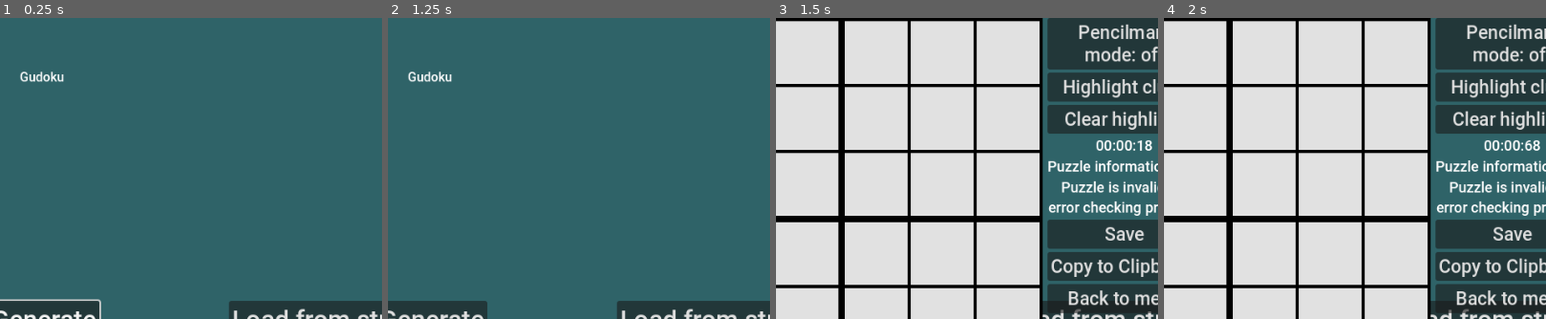
Above: before the commit, frames 1-4 (left to right).
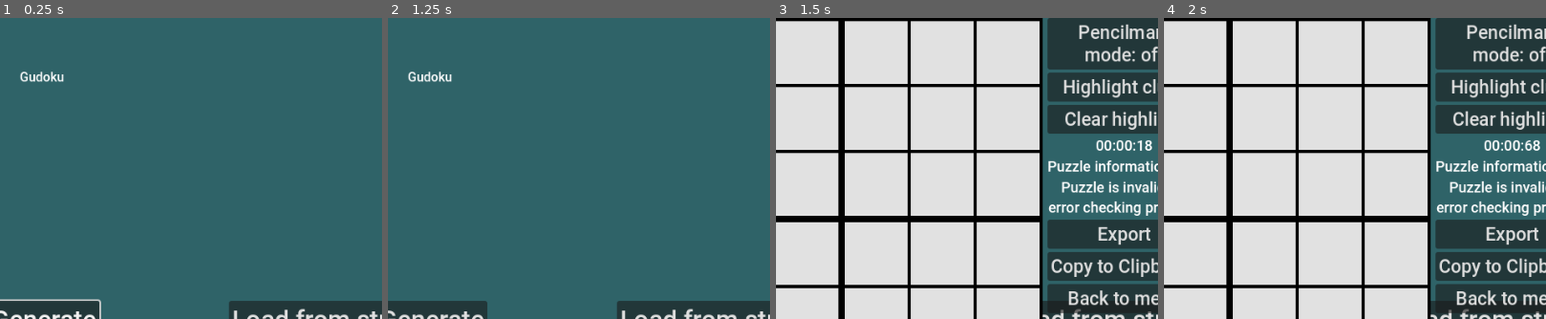
Above: after the commit, the same moments.

Repository: dudozermaks/gudoku
Game: Godot game, scene res://menu/menu.tscn
Two runs of this game, one before a commit and one after it. Both use one fixed random seed, a clock stepped at 60 frames per second and the inputs below.
Inputs (mouse positions are % of the whole screen's width and height, from its top left):
- Up to frame 1 (0.25 s): no input
- Up to frame 2 (1.25 s): click (87, 65) at 0.52 s; type "Alex" at 0.6 s
- Up to frame 3 (1.5 s): click "Generate" at 1.25 s
- Up to frame 4 (2 s): no input
The pictures show only the part of the screen within x 44-94%, y 0-50%; the shares and areas given below are measured in that part.

Frames 1-2 are identical in both runs. In frame 3, 0.4% of the frame differs, in the area x 84-98%, y 69-76%; in frame 4, 0.4%.
Error in both runs: Invalid call. Nonexistent function 'generate' in base 'Node'. (res://menu/menu.gd:36)

Commit message:
replacing export with save

Diff:
--- a/grid/grid.gd
+++ b/grid/grid.gd
@@ -8,7 +8,7 @@
 @export var pencilmark_button : Button
 @export var highlight_button : Button
 @export var clear_highlight_button : Button
-@export var save_button : Button
+@export var export_button : Button
 @export var copy_to_clipboard_button : Button
 @export var mobile_numpad : Numpad = null
 
@@ -22,6 +22,7 @@
 
 var loaded := false
 var loaded_puzzle := ""
+var filename := ""
 
 var is_valid := false
 
@@ -146,7 +147,7 @@
 	pencilmark_button.toggled.connect(_pencilmark_button_toggled)
 	highlight_button.pressed.connect(func(): if selected_cell != Vector2i(-1, -1): highlight_number(_get_cell(selected_cell).clue))
 	clear_highlight_button.pressed.connect(func(): clear_highlight())
-	save_button.pressed.connect(func(): save_puzzle())
+	export_button.pressed.connect(_on_export_button_pressed)
 	copy_to_clipboard_button.pressed.connect(func(): DisplayServer.clipboard_set(export_clues_as_string()))
 
 	if mobile_numpad != null:
@@ -338,7 +339,7 @@
 	focus_on(select_cell)
 	time = dict["time"]
 
-func save_to_file(save_file_path : String):
+func export_to_file(save_file_path : String):
 	if save_file_path == "":
 		# generating new file path based on time
 		save_file_path = "user://" + Time.get_datetime_string_from_system() + ".gudoku"
@@ -352,6 +353,7 @@
 	var save_file = FileAccess.open(save_file_path, FileAccess.WRITE)
 
 	save_file.store_line(JSON.stringify(export_as_dict()))
+	filename = save_file_path
 	print("Saved to " + save_file_path)
 
 func load_from_file(save_file_path : String):
@@ -372,6 +374,16 @@
 	load_from_dict(parse_result)
 
 # Signals
+func _on_export_button_pressed():
+	$FileDialog.file_selected.connect(export_to_file)
+
+	$FileDialog.popup()
+	await $FileDialog.visibility_changed
+
+	$FileDialog.file_selected.disconnect(export_to_file)
+
+	saving_ended.emit()
+
 func _on_field_edited(cell_edited : Cell):
 	if !loaded: return
 
@@ -406,8 +418,10 @@
 		pencilmark_button.text += "off"
 
 func save_puzzle():
-	$FileDialog.popup()
-	await $FileDialog.visibility_changed
+	if filename == "":
+		export_to_file("")
+	else:
+		export_to_file(filename)
 
 	saving_ended.emit()
 
--- a/grid/grid.tscn
+++ b/grid/grid.tscn
@@ -398,5 +398,4 @@
 theme_override_font_sizes/font_size = 32
 text = "Back to puzzle"
 
-[connection signal="file_selected" from="FileDialog" to="." method="save_to_file"]
 [connection signal="pressed" from="SolvedPopup/Control/MarginContainer/VBoxContainer/BackButton" to="SolvedPopup" method="_on_back_button_pressed"]
--- a/main_scene/mobile.tscn
+++ b/main_scene/mobile.tscn
@@ -50,7 +50,7 @@
 size_flags_vertical = 3
 alignment_vertical = 0
 
-[node name="Grid" parent="MarginContainer/VBoxContainer/Aspe …(110 unchanged characters)… ght_button", "clear_highlight_button", "save_button", "copy_to_clipboard_button", "mobile_numpad") instance=ExtResource("3_5pps3")]
+[node name="Grid" parent="MarginContainer/VBoxContainer/Aspe …(110 unchanged characters)… ght_button", "clear_highlight_button", "export_button", "copy_to_clipboard_button", "mobile_numpad") instance=ExtResource("3_5pps3")]
 layout_mode = 2
 size_flags_vertical = 3
 time_label = NodePath("../../HBoxContainer/VBoxContainer/TimeLabel")
@@ -58,7 +58,7 @@
 pencilmark_button = NodePath("../../HBoxContainer/VBoxContainer/PencilmarkModeButton2")
 highlight_button = NodePath("../../HBoxContainer/VBoxContainer/HighlightButton")
 clear_highlight_button = NodePath("../../HBoxContainer/VBoxContainer/ClearHighlightButton")
-save_button = NodePath("../../HBoxContainer/VBoxContainer/SaveButton")
+export_button = NodePath("../../HBoxContainer/VBoxContainer/ExportButton")
 copy_to_clipboard_button = NodePath("../../HBoxContainer/VBoxContainer/CopyToClipboardButton")
 mobile_numpad = NodePath("../../HBoxContainer/Numpad")
 
@@ -104,9 +104,10 @@
 horizontal_alignment = 1
 autowrap_mode = 2
 
-[node name="SaveButton" type="Button" parent="MarginContainer/VBoxContainer/HBoxContainer/VBoxContainer"]
+[node name="ExportButton" type="Button" parent="MarginContainer/VBoxContainer/HBoxContainer/VBoxContainer"]
 layout_mode = 2
-text = "Save"
+text = "Export
+"
 
 [node name="CopyToClipboardButton" type="Button" parent="MarginContainer/VBoxContainer/HBoxContainer/VBoxContainer"]
 layout_mode = 2
--- a/main_scene/pc.tscn
+++ b/main_scene/pc.tscn
@@ -36,7 +36,7 @@
 size_flags_horizontal = 3
 size_flags_stretch_ratio = 3.95
 
-[node name="Grid" parent="HBoxContainer/AspectRatioContainer" node_paths=PackedStringArray("time_label", "puzzle_info_label", "pencilmark_button", "highlight_button", "clear_highlight_button", "save_button", "copy_to_clipboard_button") instance=ExtResource("2_nvosp")]
+[node name="Grid" parent="HBoxContainer/AspectRatioContainer" node_paths=PackedStringArray("time_label", "puzzle_info_label", "pencilmark_button", "highlight_button", "clear_highlight_button", "export_button", "copy_to_clipboard_button") instance=ExtResource("2_nvosp")]
 layout_mode = 2
 size_flags_horizontal = 3
 time_label = NodePath("../../VBoxContainer/TimeLabel")
@@ -44,7 +44,7 @@
 pencilmark_button = NodePath("../../VBoxContainer/PencilmarkModeButton")
 highlight_button = NodePath("../../VBoxContainer/HighlightButton")
 clear_highlight_button = NodePath("../../VBoxContainer/ClearHighlightButton")
-save_button = NodePath("../../VBoxContainer/SaveButton")
+export_button = NodePath("../../VBoxContainer/ExportButton")
 copy_to_clipboard_button = NodePath("../../VBoxContainer/CopyToClipboardButton")
 
 [node name="VBoxContainer" type="VBoxContainer" parent="HBoxContainer"]
@@ -83,9 +83,9 @@
 horizontal_alignment = 1
 autowrap_mode = 2
 
-[node name="SaveButton" type="Button" parent="HBoxContainer/VBoxContainer"]
+[node name="ExportButton" type="Button" parent="HBoxContainer/VBoxContainer"]
 layout_mode = 2
-text = "Save"
+text = "Export"
 
 [node name="CopyToClipboardButton" type="Button" parent="HBoxContainer/VBoxContainer"]
 layout_mode = 2
